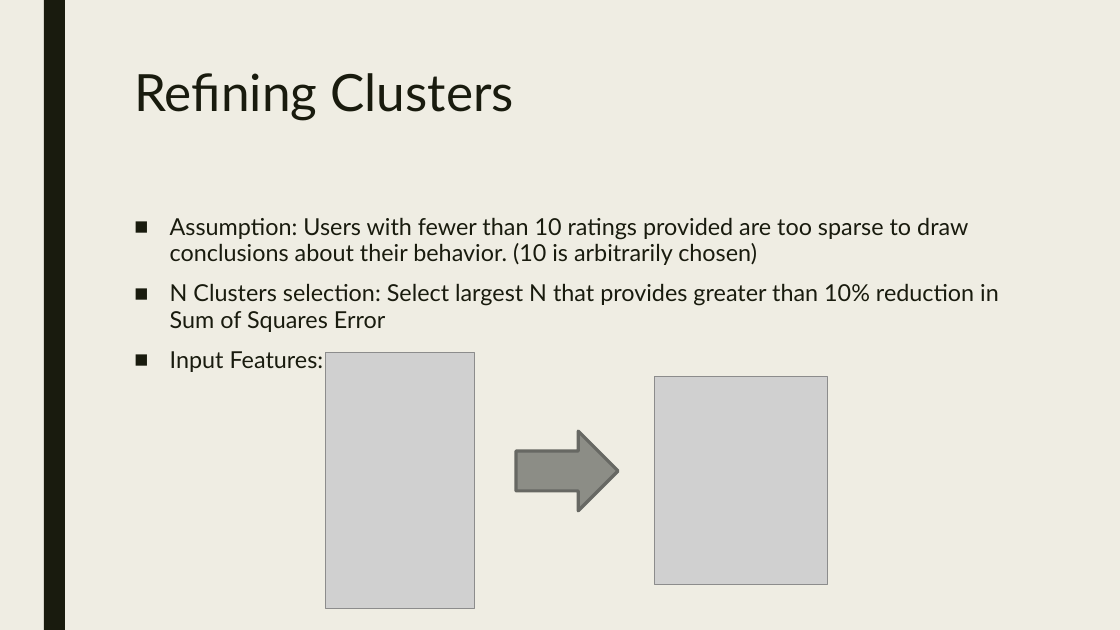
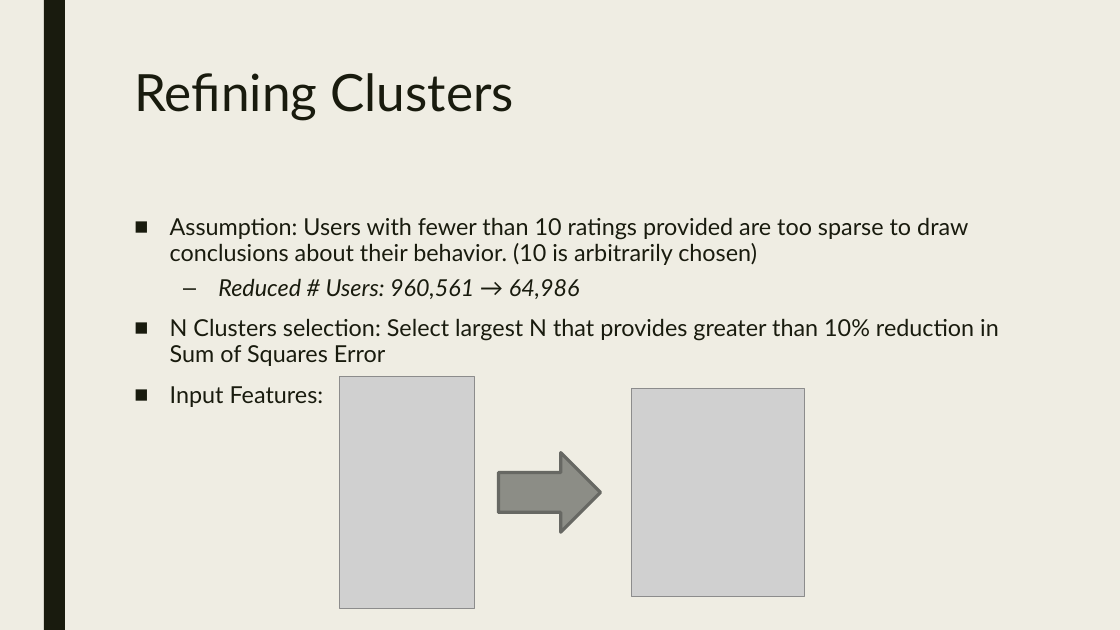
Before and after one commit to minas26902/Improving_Yelp_Ratings_with_ML, a slide deck: slide 10 of Lam_Contribution.pptx. Drawn at 1120x630 pixels with LibreOffice and Linux fonts; fonts in the diff are those of the drawing; grey boxes stand for pictures. Boxes give left, top, right and bottom in pixels: in the first picture for what was removed or moved away, otherwise in the second. Text is boxed around its words. In the diff, an @@ line names an element or a change of style, - is before the commit and + after.

Commit message:
add user reduction numbers to slide

```diff
--- a/Lam_Contribution.pptx
+++ b/Lam_Contribution.pptx
@@ text at [218, 278, 580, 299]: paragraph added @@
+  – Reduced # Users: 960,561 → 64,986
@@ picture: place and size @@
-picture at [326, 353, 475, 609]
+picture at [340, 376, 475, 608]
@@ picture: place and size @@
-picture at [655, 376, 828, 584]
+picture at [632, 389, 805, 597]
@@ right arrow: place and size @@
-right arrow at [516, 431, 618, 511]
+right arrow at [498, 453, 601, 533]
```
